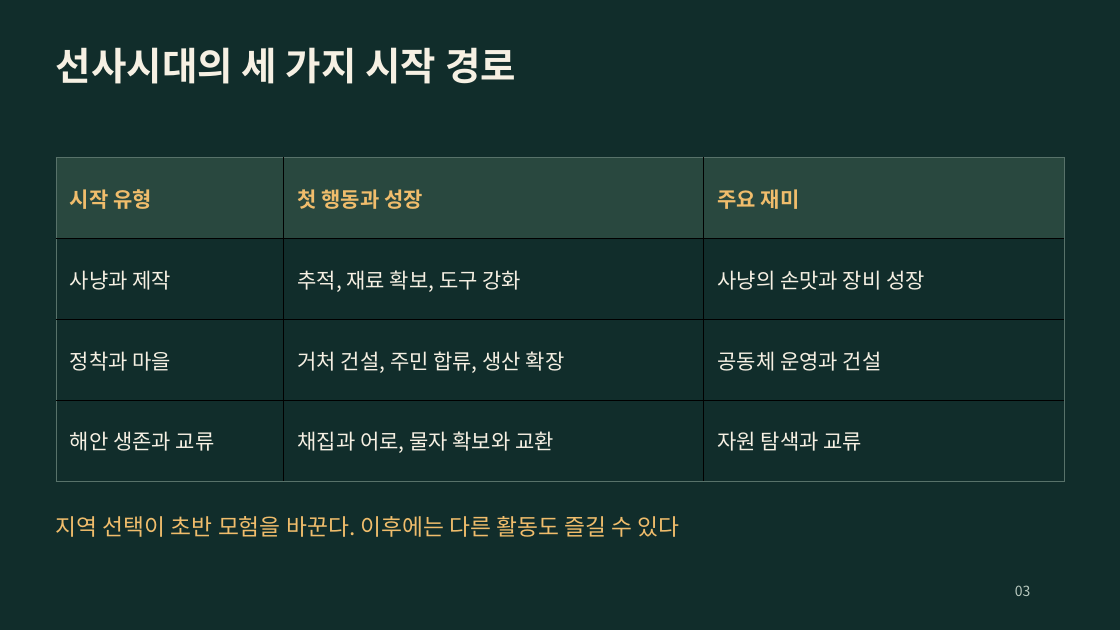
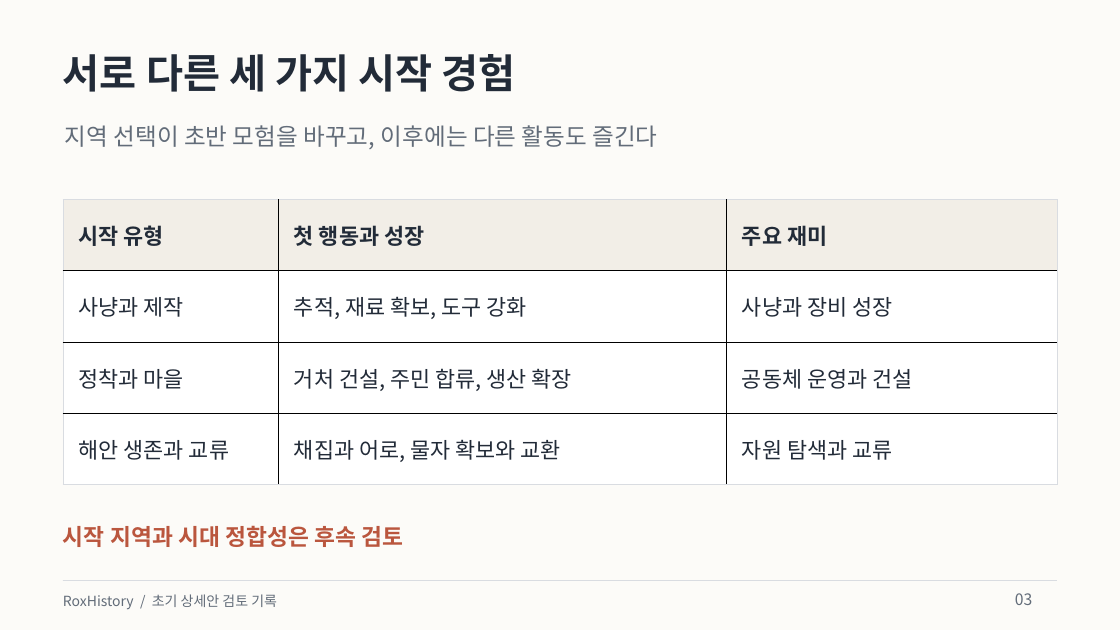
Before and after one commit to byungho-cho/roxhistory, a slide deck: slide 3 of presentations/RoxHistory_Overview_v0.1.pptx. Drawn at 1120x630 pixels with LibreOffice and Linux fonts; fonts in the diff are those of the drawing. Boxes give left, top, right and bottom in pixels: in the first picture for what was removed or moved away, otherwise in the second. Text is boxed around its words. In the diff, an @@ line names an element or a change of style, - is before the commit and + after.

Commit message:
design: refresh presentations with a light editorial style and concise copy

```diff
--- a/presentations/RoxHistory_Overview_v0.1.pptx
+++ b/presentations/RoxHistory_Overview_v0.1.pptx
@@ background #112D2B to #FCFBF8 @@
@@ text at bbox=[63, 54, 515, 92]: text changed; size 33 to 34.5 pt; text colour #F6F0E3 to #222B38 @@
-선사시대의 세 가지 시작 경로
+서로 다른 세 가지 시작 경험
@@ text at bbox=[65, 125, 657, 149]: text changed; size 19.5 to 20.2 pt; text colour #F0BD6C to #626C79 @@
-지역 선택이 초반 모험을 바꾼다. 이후에는 다른 활동도 즐길 수 있다
+지역 선택이 초반 모험을 바꾸고, 이후에는 다른 활동도 즐긴다
@@ table at bbox=[63, 200, 1057, 486] @@
-row 2, column 3: 사냥의 손맛과 장비 성장
+row 2, column 3: 사냥과 장비 성장
@@ fill #29483F to #F2EEE7 in row 1 @@
@@ fill #112D2B to #FFFFFF in 9 cells @@
@@ size 18 to 18.8 pt @@
@@ text colour #F0BD6C to #222B38 in "시작 유형", "첫 행동과 성장", "주요 재미" @@
@@ text colour #F6F0E3 to #222B38 in "사냥과 제작", "추적, 재료 확보, 도구 강화", "정착과 마을", "거처 건설, 주민 합류, 생산 확장" and 4 more places @@
@@ borders changed @@
@@ table: place and size @@
-table at bbox=[56, 158, 1065, 481]
+table at bbox=[63, 200, 1057, 486]
@@ text added at bbox=[63, 525, 403, 547], 19.5 pt, text #BA563E, bold @@
+시작 지역과 시대 정합성은 후속 검토
@@ rectangle added at bbox=[63, 581, 1057, 581], fill #D9DCE1 @@
@@ text added at bbox=[63, 594, 277, 609], 12 pt, text #626C79 @@
+RoxHistory / 초기 상세안 검토 기록
@@ text "03": place and size @@
-text "03" at bbox=[1015, 585, 1031, 596]
+text "03" at bbox=[1015, 593, 1032, 605]
@@ text "03" at bbox=[1015, 593, 1032, 605]: size 12 to 13.5 pt, text colour #B9C9BF to #626C79 @@
```
Also in this commit, not shown: 7 other slides changed, 2 slides added, 2 slides removed, 8 other files.
